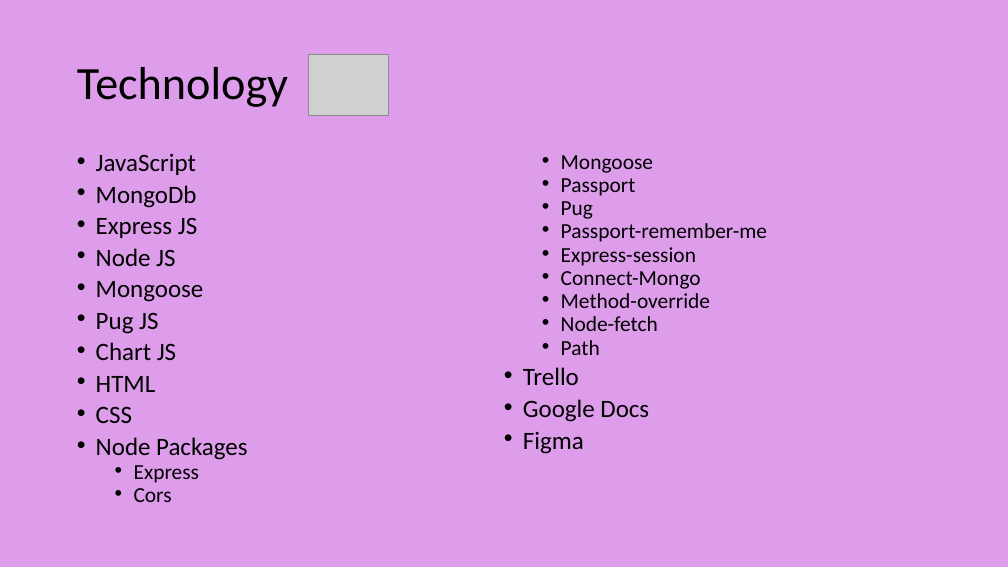
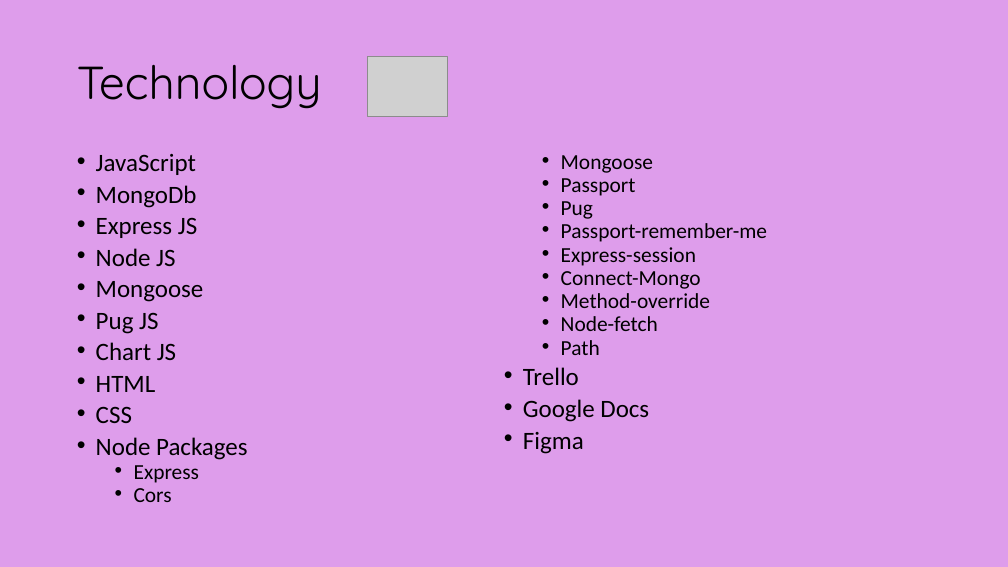
Before and after one commit to Shelby219/Taskio_gamified_task_app, a slide deck: slide 4 of docs/Presentation1.pptx (slide 3 before the commit). Drawn at 1008x567 pixels with LibreOffice and Linux fonts; fonts in the diff are those of the drawing; grey boxes stand for pictures. Boxes give left, top, right and bottom in pixels: in the first picture for what was removed or moved away, otherwise in the second. Text is boxed around its words. In the diff, an @@ line names an element or a change of style, - is before the commit and + after.

```diff
--- a/docs/Presentation1.pptx
+++ b/docs/Presentation1.pptx
@@ title "Technology" at box(77, 65, 322, 109): font Calibri to Quicksand @@
@@ picture: place and size @@
-picture at box(309, 54, 389, 115)
+picture at box(368, 56, 448, 116)
```
Also in this commit, not shown: 6 other slides changed, 1 slide removed, 3 other files.
